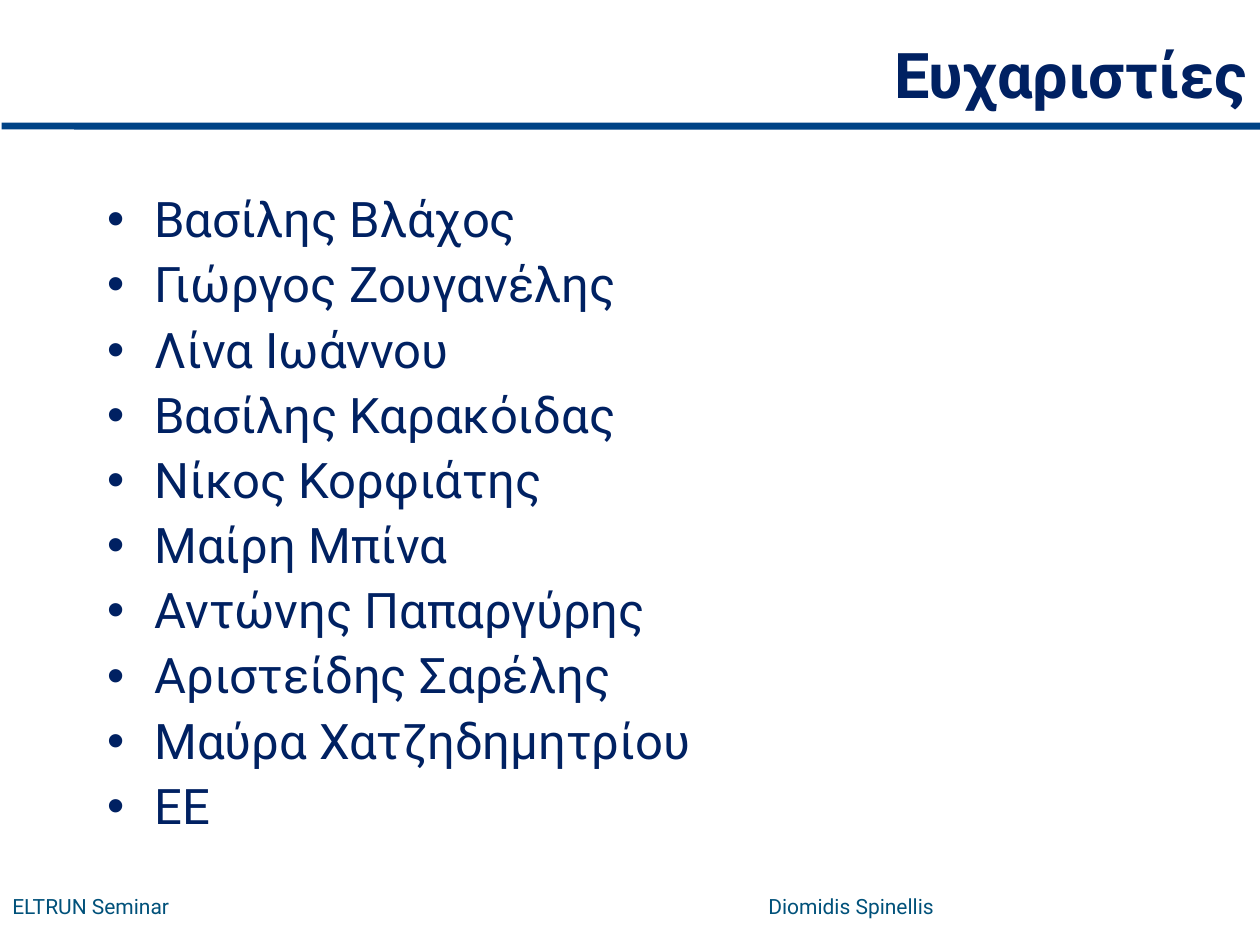
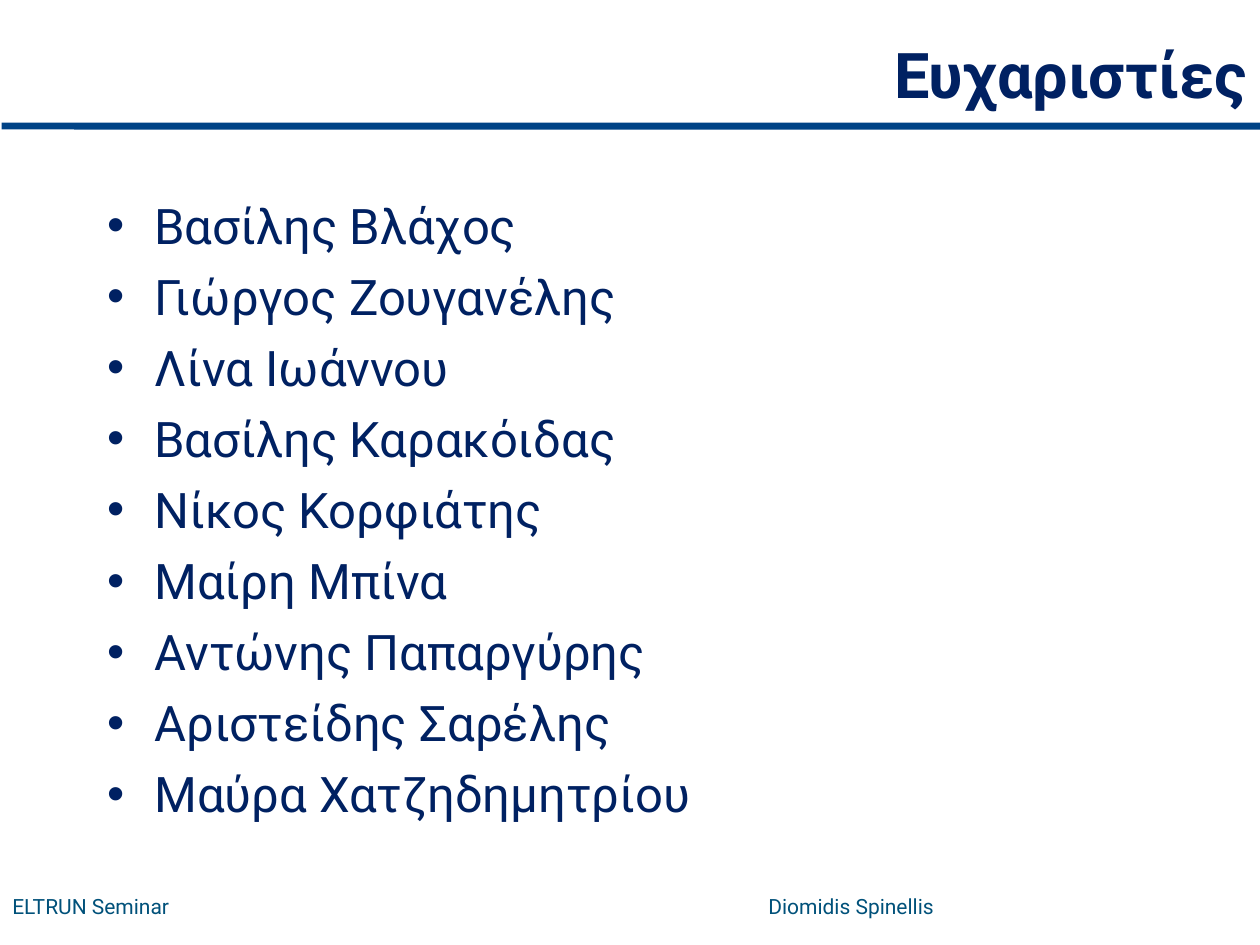
Before and after one commit to istlab/web, a slide deck: slide 26 of doc/presentations/user/website.ppt (slide 24 before the commit). Drawn at 1260x945 pixels with LibreOffice and Linux fonts; fonts in the diff are those of the drawing; background and template pictures are left out. Boxes give left, top, right and bottom in pixels: in the first picture for what was removed or moved away, otherwise in the second. Text is boxed around its words. In the diff, an @@ line names an element or a change of style, - is before the commit and + after.

```diff
--- a/doc/presentations/user/website.ppt
+++ b/doc/presentations/user/website.ppt
@@ text "Βασίλης Βλάχος" at (154, 206, 690, 822): line spacing 0.9 to 1 @@
@@ text at (154, 789, 210, 824): paragraph removed @@
-• ΕΕ
```
Also in this commit, not shown: 2 slides added.
